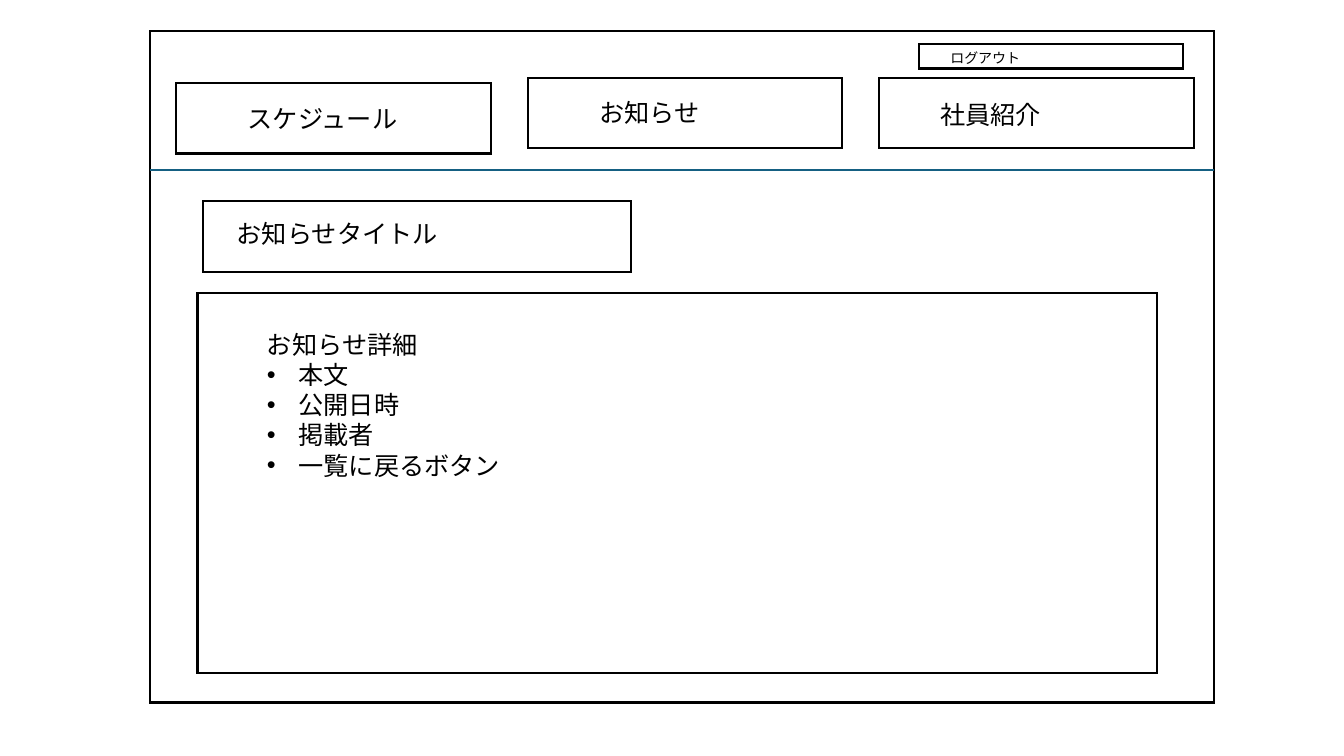
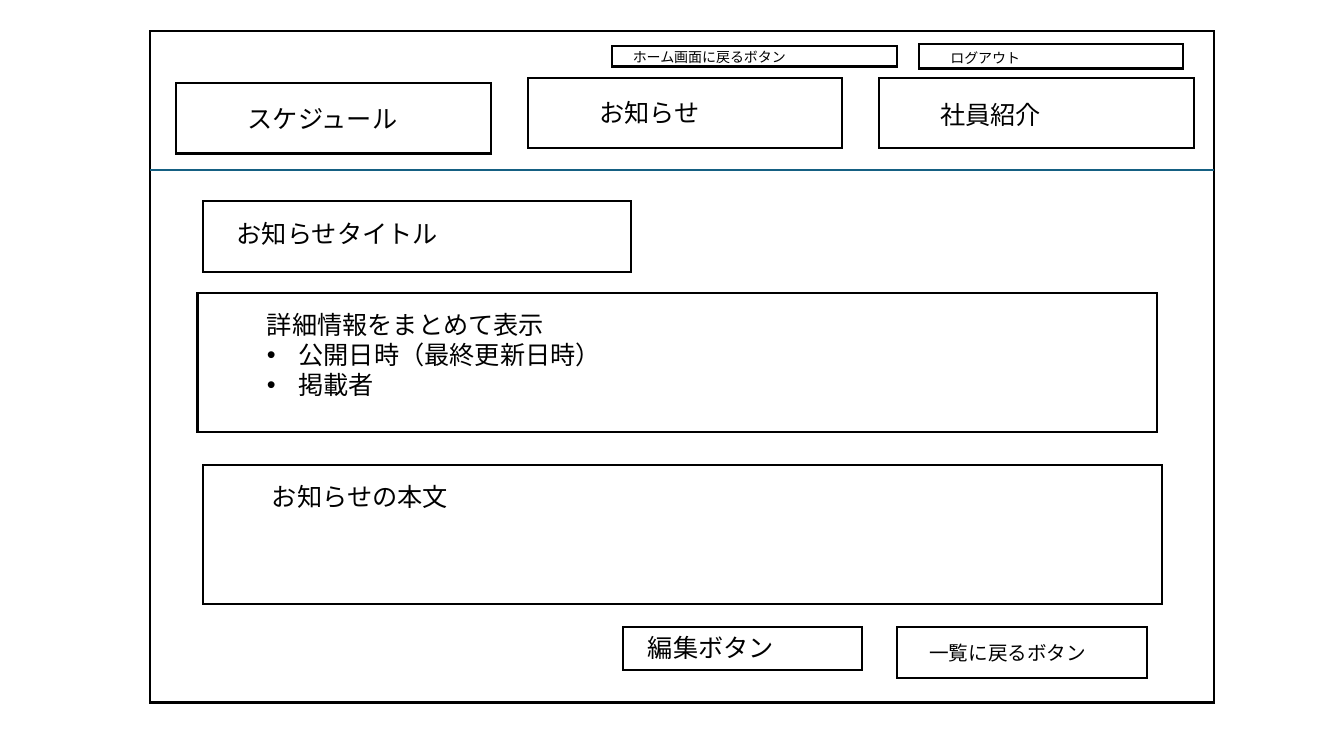
Before and after one commit to username123-debug/office-front, a slide deck: slide 8 of 画面デザイン.pptx (slide 6 before the commit). Drawn at 1344x756 pixels with LibreOffice and Linux fonts; fonts in the diff are those of the drawing. Boxes give left, top, right and bottom in pixels: in the first picture for what was removed or moved away, otherwise in the second. Text is boxed around its words. In the diff, an @@ line names an element or a change of style, - is before the commit and + after.

Commit message:
画面デザインを更新（編集中）

```diff
--- a/画面デザイン.pptx
+++ b/画面デザイン.pptx
@@ rectangle added at [612, 45, 897, 67], fill #FFFFFF, outline #000000 1.5 pt @@
@@ text added at [633, 50, 786, 66], 10 pt, text #000000 @@
+ホーム画面に戻るボタン
@@ rectangle: place and size @@
-rectangle at [198, 292, 1157, 673]
+rectangle at [198, 292, 1157, 433]
@@ text "詳細情報をまとめて表示": place and size @@
-text "詳細情報をまとめて表示" at [267, 333, 500, 477]
+text "詳細情報をまとめて表示" at [267, 312, 600, 396]
@@ text at [267, 312, 600, 367]: text changed @@
-お知らせ詳細
-• 本文
-• 公開日時
+詳細情報をまとめて表示
+• 公開日時（最終更新日時）
@@ rectangle added at [203, 465, 1163, 605], fill #FFFFFF, outline #000000 1.5 pt @@
@@ text at [298, 454, 500, 477]: paragraph removed @@
-• 一覧に戻るボタン
@@ text added at [272, 484, 448, 508], 18 pt, text #000000 @@
+お知らせの本文
@@ rectangle added at [623, 627, 862, 670], fill #FFFFFF, outline #000000 1.5 pt @@
@@ rectangle added at [897, 627, 1147, 679], fill #FFFFFF, outline #000000 1.5 pt @@
@@ text added at [648, 636, 774, 659], 18 pt, text #000000 @@
+編集ボタン
@@ text added at [929, 643, 1086, 662], 14 pt, text #000000 @@
+一覧に戻るボタン
```
Also in this commit, not shown: 7 other slides changed, 3 slides added.
